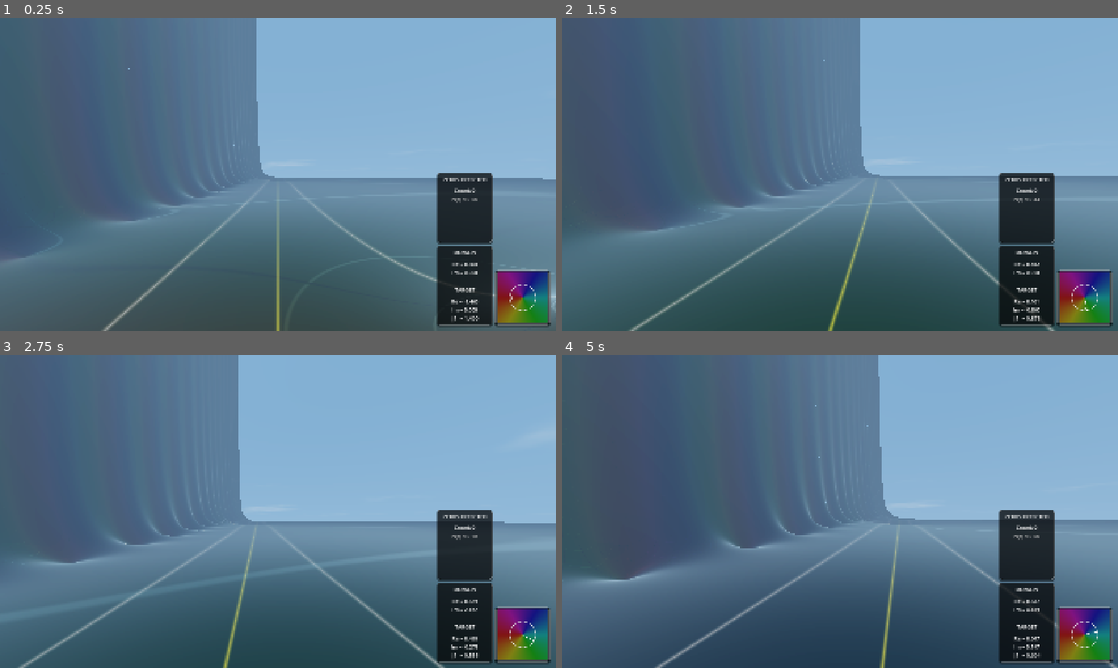
Above: before the commit, frames 1-4 (two rows, left to right).
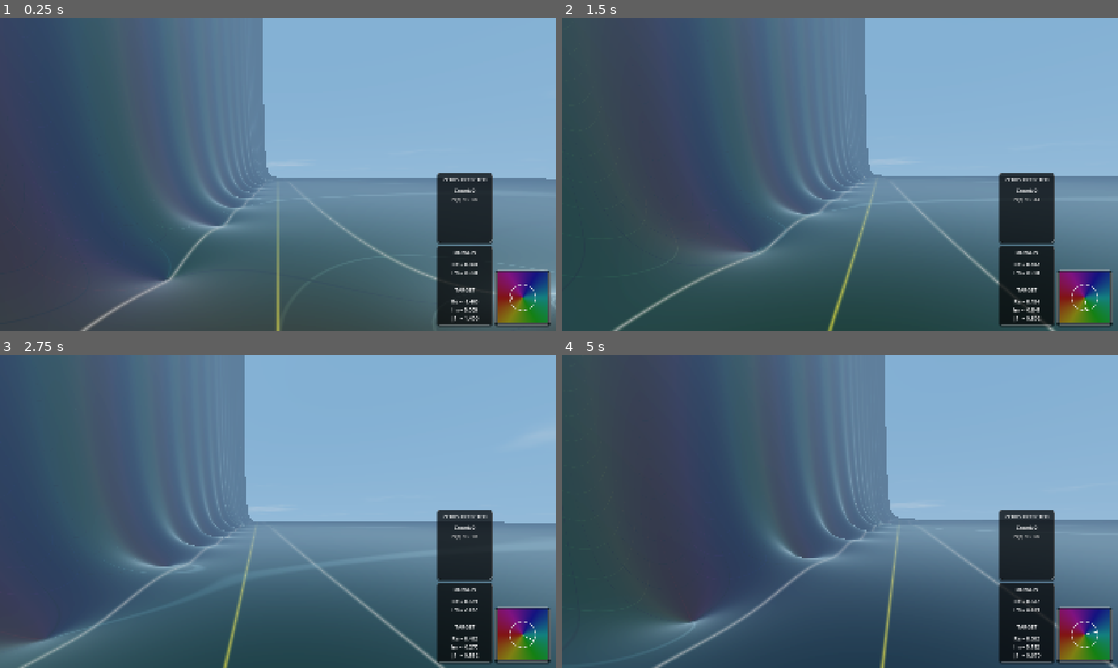
Above: after the commit, the same moments.

Repository: allanino/complex-functions-explorer
Game: Godot game, scene res://core/main.tscn
The game is run twice, just before and just after one commit, with the same random seed, the same clock (stepped at 60 frames per second) and the same inputs.
Inputs (mouse positions are in pixels of both pictures, inside the frame that each line leads up to):
- Up to frame 1 (0.25 s): no input
- Up to frame 2 (1.5 s): tap Enter at 0.5 s; move the mouse to (867, 174) at 0.52 s; hold W (move_forward) from 0.53 s (still down); tap G at 0.6 s; click (867, 174) at 0.67 s; tap Space at 0.77 s; move the mouse to (812, 174) at 1.27 s; tap N at 1.35 s
- Up to frame 3 (2.75 s): keep holding W (move_forward); tap Space at 1.52 s; move the mouse to (289, 505) at 2.02 s; tap C at 2.1 s
- Up to frame 4 (5 s): keep holding W (move_forward); move the mouse to (834, 517) at 2.77 s; tap Z at 2.85 s; click (834, 517) at 2.92 s; tap Space at 3.02, 3.77, 4.52 s; move the mouse to (878, 514) at 3.52 s; tap R at 3.6 s; move the mouse to (795, 508) at 4.27 s; tap Shift at 4.35 s

The runs differ from the first frame. In frame 1, 19% of the frame differs, in the area x 0-100%, y 0-100%; in frame 2, 23%, in the area x 0-95%, y 0-100%; in frame 3, 9.5%; in frame 4, 17%.

Commit message:
refactor: remove residual term calculations from Dirichlet eta implementations and adjust amplitude clamping thresholds. It broke eta for high iterations.

Diff:
--- a/math/complex_field.gd
+++ b/math/complex_field.gd
@@ -98,7 +98,6 @@
 static func dirichlet_eta(x: float, y: float, iterations: int) -> Vector2:
 	if iterations <= 0: return Vector2.ZERO
 	var eta = Vector2.ZERO
-	var actual_iters = 0
 	for n in range(1, iterations + 1, 2):
 		var nf = float(n)
 		var amp = pow(nf, -x)
@@ -111,16 +110,7 @@
 		var theta2 = -y * log(nf2)
 		eta -= amp2 * Vector2(cos(theta2), sin(theta2))
 
-		actual_iters = n + 1
-
 		if (amp < 1e-4 || amp2 < 1e-4 || amp > 1e4 || amp2 > 1e4): break
-
-	if actual_iters > 0:
-		var next_n = float(actual_iters + 1)
-		var rem_amp = 0.5 * pow(next_n, -x)
-		var rem_theta = -y * log(next_n)
-		var rem_sign = 1.0
-		eta += rem_sign * rem_amp * Vector2(cos(rem_theta), sin(rem_theta))
 
 	return eta
 
@@ -230,17 +220,6 @@
 
 		if (amp < 1e-4 || amp2 < 1e-4 || amp > 1e4 || amp2 > 1e4): break
 
-	if actual_iters > 0:
-		var next_n = float(actual_iters + 1)
-		var rem_amp = 0.5 * pow(next_n, -x)
-		var rem_log_n = log(next_n)
-		var rem_theta = -y * rem_log_n
-		var rem_sign = 1.0
-		var rem_term = rem_sign * rem_amp * Vector2(cos(rem_theta), sin(rem_theta))
-
-		eta += rem_term
-		deta_dx -= rem_log_n * rem_term
-
 	return [eta, deta_dx]
 
 static func zeta_with_derivatives(x: float, y: float) -> Array:
@@ -294,7 +273,7 @@
 		value = Vector2(LOG_PI, 0.0) - log_sin_pi_z - lg1z[0]
 
 		var cot_pi_z = complex_cot(pi_z.x, pi_z.y)
-		dx = -PI * cot_pi_z + lg1z[1]
+		dx = - PI * cot_pi_z + lg1z[1]
 	else:
 		var res = lanczos_log_gamma_with_derivatives(Vector2(x, y))
 		value = res[0]
Not shown, changed: math/complex_field.gdshaderinc
